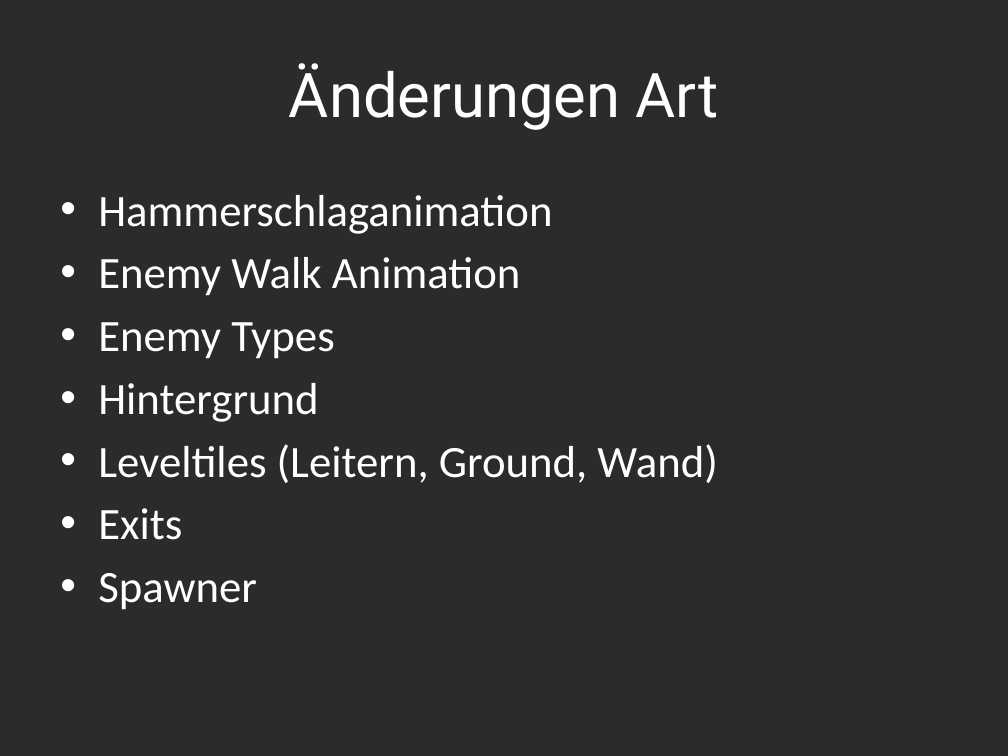
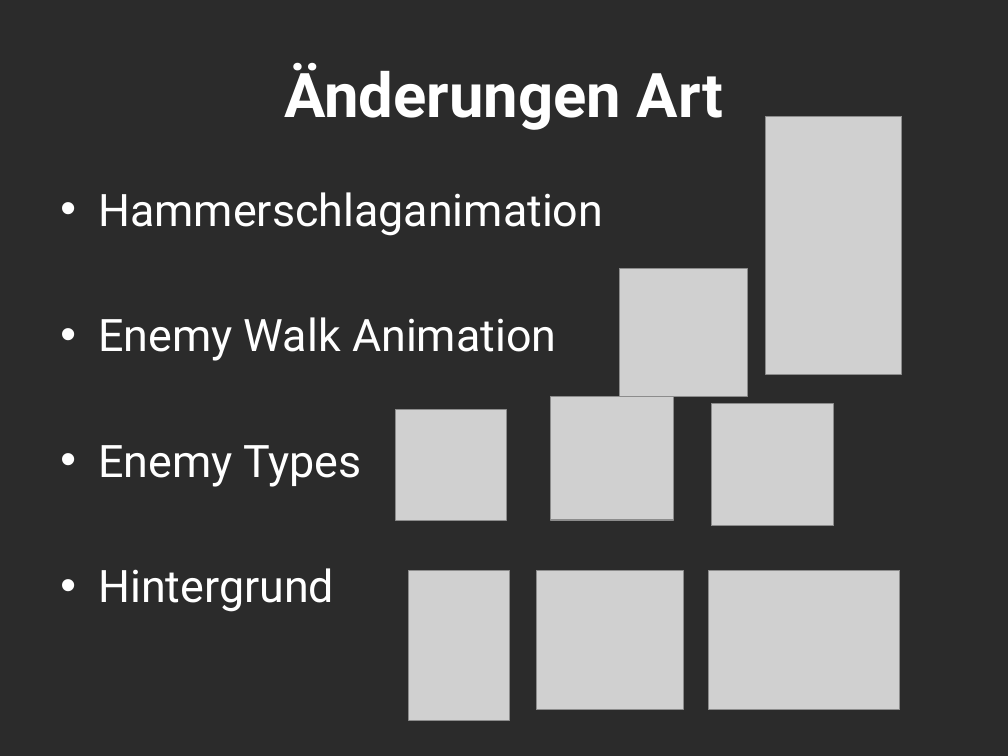
Before and after one commit to Assertores/HammerMan, a slide deck: slide 6 of Documentation/Hammerjaeger.pptx (slide 4 before the commit). Drawn at 1008x756 pixels with LibreOffice and Linux fonts; fonts in the diff are those of the drawing; grey boxes stand for pictures; background and template pictures are left out; a plain dark background stands for a picture behind light text. Boxes give left, top, right and bottom in pixels: in the first picture for what was removed or moved away, otherwise in the second. Text is boxed around its words. In the diff, an @@ line names an element or a change of style, - is before the commit and + after.

```diff
--- a/Documentation/Hammerjaeger.pptx
+++ b/Documentation/Hammerjaeger.pptx
@@ title "Änderungen Art" at bbox=[284, 62, 723, 130]: bold on @@
@@ picture added at bbox=[765, 116, 901, 374] @@
@@ text "Hammerschlaganimation" at bbox=[98, 192, 603, 612]: font Calibri to Roboto @@
@@ picture added at bbox=[619, 268, 747, 396] @@
@@ picture added at bbox=[396, 409, 506, 519] @@
@@ picture added at bbox=[550, 397, 673, 520] @@
@@ picture added at bbox=[712, 404, 834, 526] @@
@@ text at bbox=[98, 444, 717, 610]: paragraphs removed @@
-• Leveltiles (Leitern, Ground, Wand)
-• Exits
-• Spawner
@@ picture added at bbox=[409, 571, 510, 722] @@
@@ picture added at bbox=[536, 571, 683, 711] @@
@@ picture added at bbox=[709, 571, 900, 711] @@
```
Also in this commit, not shown: 4 other slides changed, 3 slides added, 30 other files.
